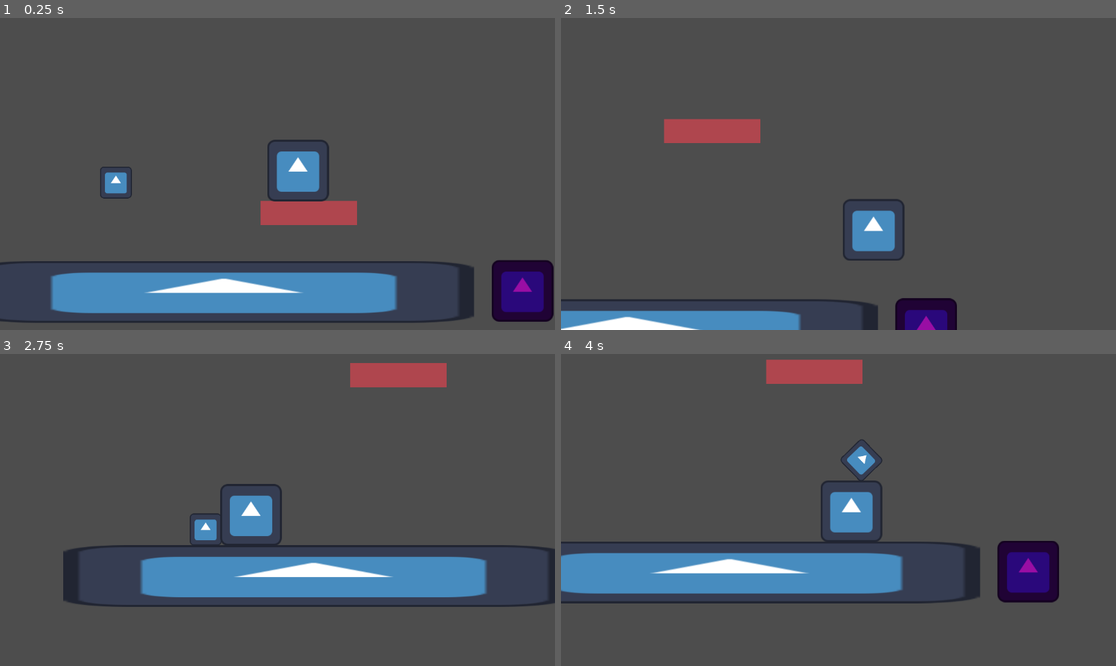
Above: before the commit, frames 1-4 (two rows, left to right).
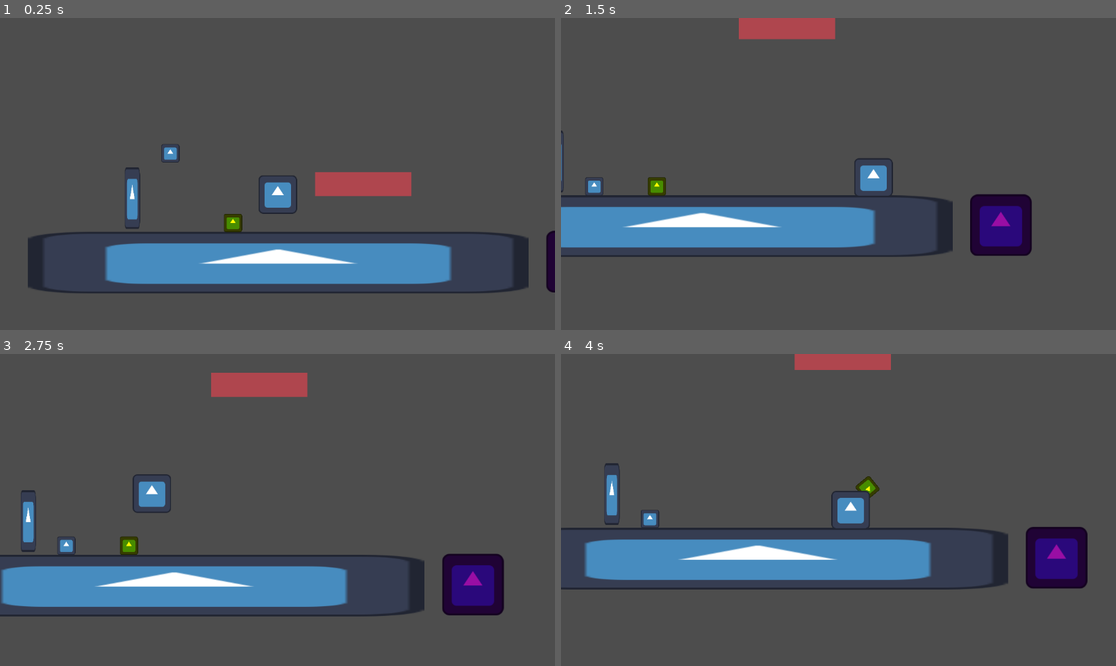
Above: after the commit, the same moments.

Repository: Monczak/warsztatyletni2025
Game: Godot game, scene res://src/Root.tscn
Two runs of this game, one before a commit and one after it. Both use one fixed random seed, a clock stepped at 60 frames per second and the inputs below. The engine's default icon, where the game draws it, is replaced by a stand-in: a white triangle on a blue panel in a dark square.
Inputs:
- Up to frame 1 (0.25 s): no input
- Up to frame 2 (1.5 s): hold Right (MoveRight) from 0.53 s (still down); tap Z (Interact) at 0.6, 1.35 s; tap Up (Jump) at 0.77 s
- Up to frame 3 (2.75 s): tap Up (Jump) at 1.52 s; release Right (MoveRight) at 2.03 s; hold Left (MoveLeft) from 2.03 s (still down); tap Z (Interact) at 2.1 s
- Up to frame 4 (4 s): release Left (MoveLeft) at 2.78 s; hold Right (MoveRight) from 2.78 s (still down); tap Z (Interact) at 2.85, 3.6 s; tap Up (Jump) at 3.02, 3.77 s

The runs differ from the first frame. In frame 1, 23% of the frame differs, in the area x 0-100%, y 38-98%; in frame 2, 19%; in frame 3, 19%; in frame 4, 16%.

Commit message:
Add gates and keys

Diff:
--- a/src/Level.tscn
+++ b/src/Level.tscn
@@ -8,12 +8,20 @@
 [ext_resource type="PackedScene" uid="uid://b4xunxy4vkl0s" path="res://src/sosivo/prefabs/MovingPlatform.tscn" id="6_3ui4n"]
 [ext_resource type="PackedScene" uid="uid://ccmq77qe4la" path="res://src/objects/PeriodicTimer.tscn" id="7_8ss7w"]
 [ext_resource type="Script" path="res://src/resources/TimerConnection.gd" id="8_sslmq"]
+[ext_resource type="PackedScene" uid="uid://bxg270vntsouh" path="res://src/objects/Gate.tscn" id="9_60672"]
+[ext_resource type="PackedScene" uid="uid://d0qrg3rcskkx3" path="res://src/objects/Key.tscn" id="10_1k2cq"]
+[ext_resource type="Script" path="res://src/resources/KeyInteraction.gd" id="11_881yx"]
 
 [sub_resource type="Resource" id="Resource_wuw5a"]
 script = ExtResource("8_sslmq")
 interactable = NodePath("../MovingPlatform")
 mode = 2
 phase_shift = 0.0
+
+[sub_resource type="Resource" id="Resource_gjcj3"]
+script = ExtResource("11_881yx")
+interactable = NodePath("../Gate")
+mode = 0
 
 [node name="Level" type="Node2D"]
 script = ExtResource("1_m0kto")
@@ -39,3 +47,10 @@
 position = Vector2(-115, 41)
 cycle_time = 5.0
 connections = Array[ExtResource("8_sslmq")]([SubResource("Resource_wuw5a")])
+
+[node name="Gate" parent="." instance=ExtResource("9_60672")]
+position = Vector2(-300, 82)
+
+[node name="Key" parent="." instance=ExtResource("10_1k2cq")]
+position = Vector2(-91, 117)
+interactions = Array[ExtResource("11_881yx")]([SubResource("Resource_gjcj3")])
--- a/src/World.tscn
+++ b/src/World.tscn
@@ -17,4 +17,4 @@
 [node name="Level" parent="." instance=ExtResource("1_kbm2b")]
 
 [node name="Player" parent="." instance=ExtResource("2_2o6v2")]
-position = Vector2(157, -59)
+position = Vector2(2, 16)
--- a/src/objects/Box.tscn
+++ b/src/objects/Box.tscn
@@ -4,15 +4,15 @@
 [ext_resource type="Texture2D" uid="uid://cabwwfn2u5qlb" path="res://icon.svg" id="2_hfy23"]
 
 [sub_resource type="RectangleShape2D" id="RectangleShape2D_f1gty"]
-size = Vector2(66, 66)
+size = Vector2(38, 38)
 
 [node name="Box" type="RigidBody2D"]
 collision_layer = 4
-collision_mask = 3
+collision_mask = 7
 script = ExtResource("1_ht6cj")
 
 [node name="Sprite2D" type="Sprite2D" parent="."]
-scale = Vector2(0.515625, 0.515625)
+scale = Vector2(0.296875, 0.296875)
 texture = ExtResource("2_hfy23")
 
 [node name="CollisionShape2D" type="CollisionShape2D" parent="."]
--- /dev/null
+++ b/src/objects/Gate.tscn
@@ -0,0 +1,20 @@
+[gd_scene load_steps=4 format=3 uid="uid://bxg270vntsouh"]
+
+[ext_resource type="Script" path="res://src/sosivo/scripts/MovingObject.gd" id="1_8dnqo"]
+[ext_resource type="Texture2D" uid="uid://cabwwfn2u5qlb" path="res://icon.svg" id="2_gvq34"]
+
+[sub_resource type="RectangleShape2D" id="RectangleShape2D_jb168"]
+size = Vector2(32, 128)
+
+[node name="Gate" type="AnimatableBody2D"]
+collision_layer = 2
+collision_mask = 7
+script = ExtResource("1_8dnqo")
+DestinationDelta = Vector2(0, -100)
+
+[node name="Sprite2D" type="Sprite2D" parent="."]
+scale = Vector2(0.25, 1)
+texture = ExtResource("2_gvq34")
+
+[node name="CollisionShape2D" type="CollisionShape2D" parent="."]
+shape = SubResource("RectangleShape2D_jb168")
--- /dev/null
+++ b/src/objects/Key.gd
@@ -0,0 +1,23 @@
+extends PlayerInteractable
+
+
+@export var interactions: Array[KeyInteraction]
+
+
+func _ready() -> void:
+    body_entered.connect(_on_body_entered)
+
+
+func _on_body_entered(body: Node2D) -> void:
+    if body is not ObjectInteractable:
+        return
+
+    for interaction in interactions:
+        var interactable_obj: ObjectInteractable = get_node(interaction.interactable)
+        if body == interactable_obj:
+            match interaction.mode:
+                KeyInteraction.InteractionMode.SetOn:
+                    interactable_obj.OnInteraction()
+                KeyInteraction.InteractionMode.SetOff:
+                    interactable_obj.OffInteraction()
+            return
--- /dev/null
+++ b/src/objects/Key.tscn
@@ -0,0 +1,23 @@
+[gd_scene load_steps=4 format=3 uid="uid://d0qrg3rcskkx3"]
+
+[ext_resource type="Texture2D" uid="uid://cabwwfn2u5qlb" path="res://icon.svg" id="1_bafng"]
+[ext_resource type="Script" path="res://src/objects/Key.gd" id="1_u1qxe"]
+
+[sub_resource type="RectangleShape2D" id="RectangleShape2D_15f3f"]
+size = Vector2(38, 38)
+
+[node name="Key" type="RigidBody2D"]
+collision_layer = 4
+collision_mask = 7
+can_sleep = false
+contact_monitor = true
+max_contacts_reported = 10
+script = ExtResource("1_u1qxe")
+
+[node name="Sprite2D" type="Sprite2D" parent="."]
+modulate = Color(1, 1, 0, 1)
+scale = Vector2(0.296875, 0.296875)
+texture = ExtResource("1_bafng")
+
+[node name="CollisionShape2D" type="CollisionShape2D" parent="."]
+shape = SubResource("RectangleShape2D_15f3f")
--- a/src/objects/Player.tscn
+++ b/src/objects/Player.tscn
@@ -4,11 +4,11 @@
 [ext_resource type="Texture2D" uid="uid://cabwwfn2u5qlb" path="res://icon.svg" id="2_f7md5"]
 
 [sub_resource type="CapsuleShape2D" id="CapsuleShape2D_buivh"]
-radius = 61.0
-height = 126.0
+radius = 37.0
+height = 74.0
 
 [sub_resource type="RectangleShape2D" id="RectangleShape2D_fufc6"]
-size = Vector2(208, 198)
+size = Vector2(132, 132)
 
 [node name="Player" type="CharacterBody2D"]
 collision_mask = 6
@@ -17,13 +17,14 @@
 max_speed = 400.0
 
 [node name="Sprite2D" type="Sprite2D" parent="."]
+scale = Vector2(0.625, 0.625)
 texture = ExtResource("2_f7md5")
 
 [node name="CollisionShape2D" type="CollisionShape2D" parent="."]
 shape = SubResource("CapsuleShape2D_buivh")
 
 [node name="GrabPoint" type="Node2D" parent="."]
-position = Vector2(0, -141)
+position = Vector2(0, -74)
 
 [node name="InteractionArea" type="Area2D" parent="."]
 collision_mask = 4
--- /dev/null
+++ b/src/resources/KeyInteraction.gd
@@ -0,0 +1,7 @@
+extends Resource
+class_name KeyInteraction
+
+enum InteractionMode { SetOn, SetOff }
+
+@export var interactable: NodePath
+@export var mode: InteractionMode
--- a/src/sosivo/scripts/MovingObject.gd
+++ b/src/sosivo/scripts/MovingObject.gd
@@ -1,6 +1,6 @@
 extends ObjectInteractable
 
-@export var move_speed : float = 10
+@export var move_speed : float = 100
 var _origin : Vector2
 var _destination : Vector2
 @export var DestinationDelta : Vector2
Not shown: 1 places in src/Level.tscn that only renumber resources
Not shown, added: src/objects/Key7867.tmp
